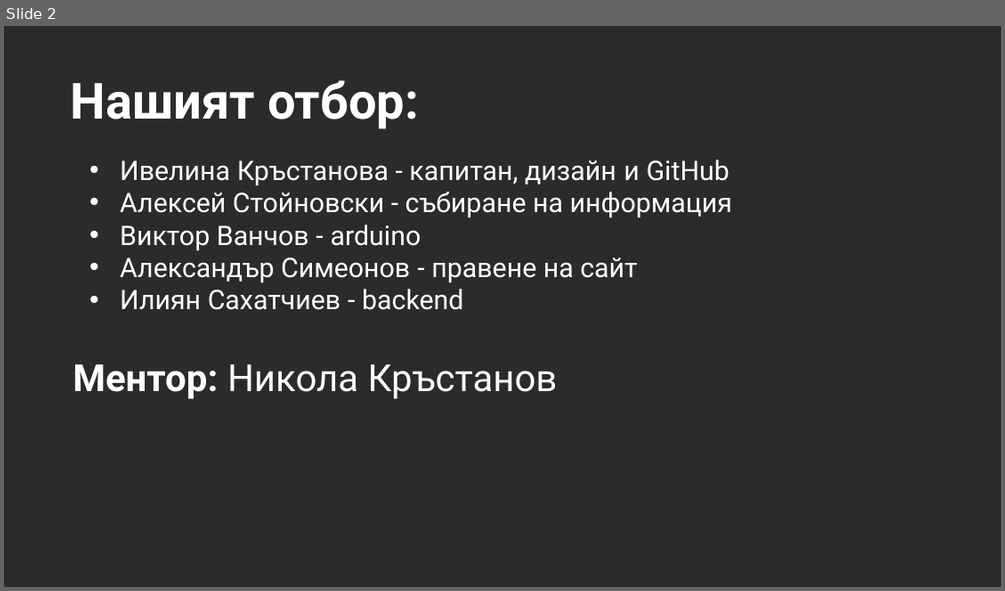
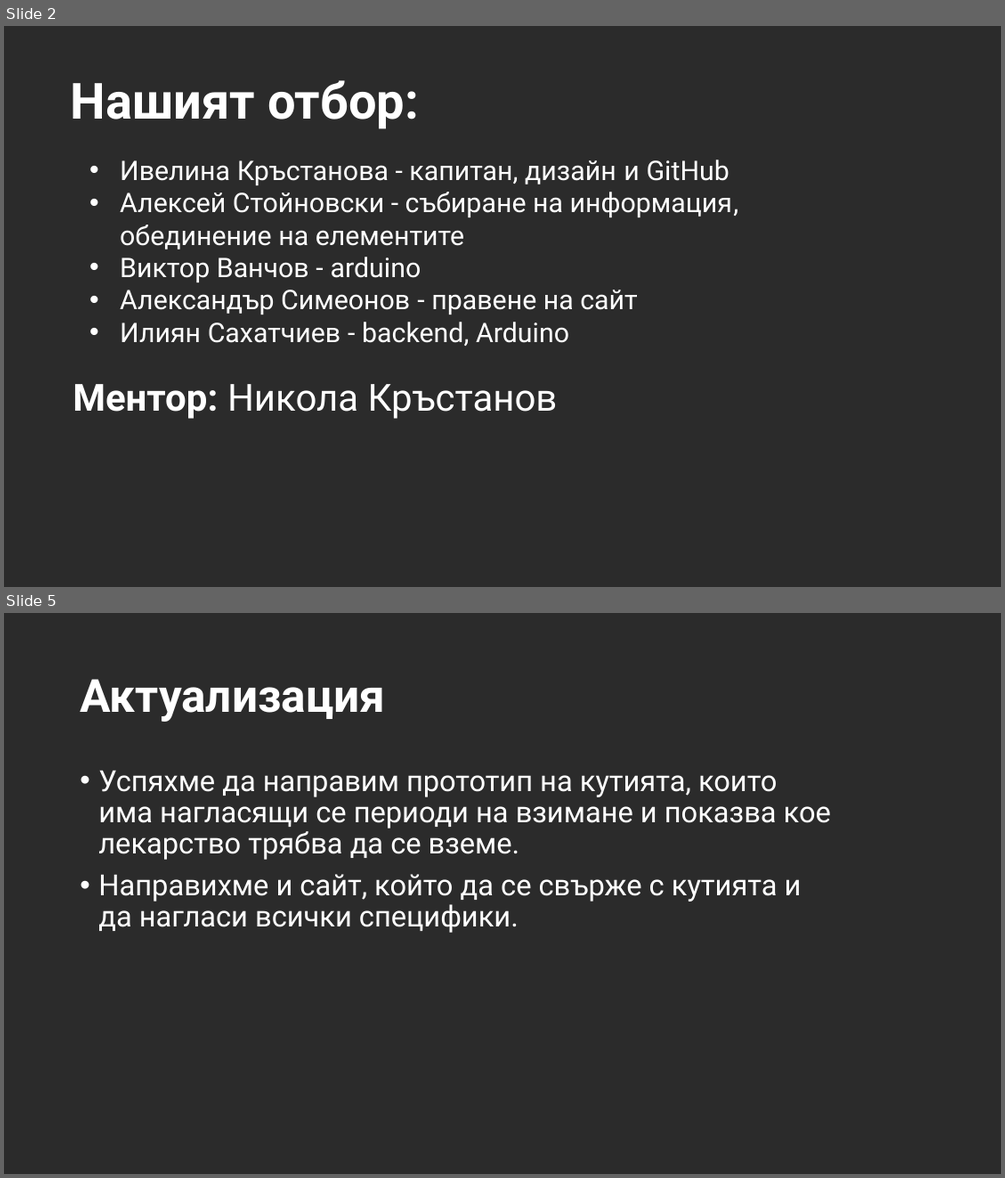
Before and after one commit to VicRattlehead502/Medicine-Man, a slide deck: Prezentaciq.pptx. Shown one above the other, each under a label of ours: slide 2 before the commit, slides 2 and 5 after it; the slides between them are not shown. The pictures are 1005x591 and 1005x1178 pixels, drawn with LibreOffice and Linux fonts; fonts in the diff are those of the drawing; background and template pictures are left out; a plain dark background stands for a picture behind light text. Boxes give left, top, right and bottom in pixels: in the first picture for what was removed or moved away, otherwise in the second. Text is boxed around its words. In the diff, an @@ line names an element or a change of style, - is before the commit and + after.

```diff
--- a/Prezentaciq.pptx
+++ b/Prezentaciq.pptx
@@ slide 5 added at box(4, 613, 1001, 1174), background picture (left out) @@
@@ title added at box(80, 679, 385, 722), 44 pt, text #FFFFFF, bold @@
+Актуализация
@@ text added at box(98, 770, 831, 933), 28 pt, text #FFFFFF @@
+• Успяхме да направим прототип на кутията, които има нагласящи се периоди на взимане и показва кое лекарство трябва да се вземе.
+• Направихме и сайт, който да се свърже с кутията и да нагласи всички специфики.
@@ slide 2 changed as well @@
@@ text at box(120, 192, 739, 249): text changed @@
-• Алексей Стойновски - събиране на информация
+• Алексей Стойновски - събиране на информация, обединение на елементите
@@ text at box(120, 321, 569, 346): text changed @@
-• Илиян Сахатчиев - backend
+• Илиян Сахатчиев - backend, Arduino
@@ text "Ментор: Никола Кръстанов": place and size @@
-text "Ментор: Никола Кръстанов" at box(73, 364, 558, 399)
+text "Ментор: Никола Кръстанов" at box(73, 384, 558, 418)
```
Also in this commit, not shown: 1 other slide changed, 7 other slides added, 1 slide removed, 1 other file.
